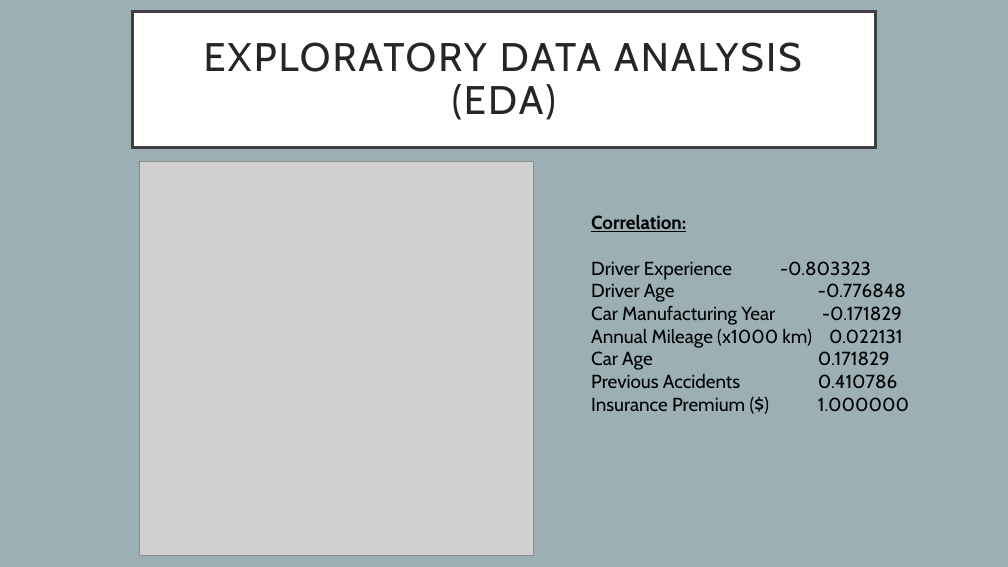
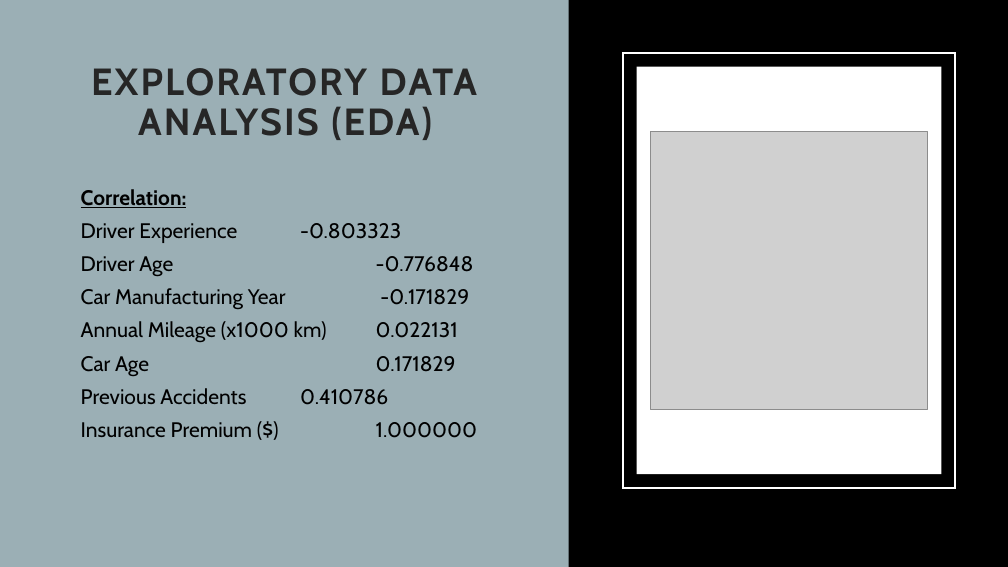
Before and after one commit to Yan1702/IOD17Feb, a slide deck: slide 6 of MiniProject1/MiniProject1_Presentation.pptx. Drawn at 1008x567 pixels with LibreOffice and Linux fonts; fonts in the diff are those of the drawing; grey boxes stand for pictures. Boxes give left, top, right and bottom in pixels: in the first picture for what was removed or moved away, otherwise in the second. Text is boxed around its words. In the diff, an @@ line names an element or a change of style, - is before the commit and + after.

```diff
--- a/MiniProject1/MiniProject1_Presentation.pptx
+++ b/MiniProject1/MiniProject1_Presentation.pptx
@@ background #9BAFB5 to #000000 @@
@@ rectangle added at (0,0,569,567), fill #9BAFB5 @@
@@ title "EXPLORATORY DATA ANALYSIS (EDA)": place and size @@
-title "EXPLORATORY DATA ANALYSIS (EDA)" at (132,12,876,148)
+title "EXPLORATORY DATA ANALYSIS (EDA)" at (91,68,477,140)
@@ title "EXPLORATORY DATA ANALYSIS (EDA)" at (91,68,477,140): size 38 to 36 pt, bold on; fill #FFFFFF to none; outline #404040 3 pt to none @@
@@ rectangle added at (623,53,955,488), outline #FFFFFF 2.5 pt @@
@@ rectangle added at (637,67,941,474), fill #FFFFFF @@
@@ picture: place and size @@
-picture at (140,161,534,555)
+picture at (650,132,928,409)
@@ text "Correlation:": place and size @@
-text "Correlation:" at (591,215,909,411)
+text "Correlation:" at (81,189,478,438)
@@ text "Correlation:" at (81,189,478,438): size 18 to 20 pt; bullet none to •; line spacing 1 to 0.9; more space between paragraphs @@
```
Also in this commit, not shown: 11 other slides changed.
